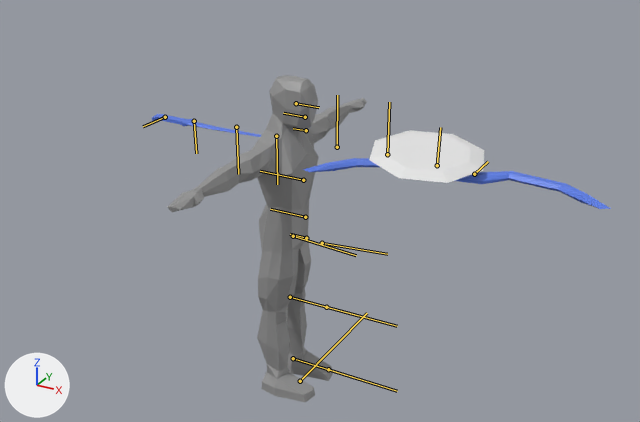
One commit to the FBX model Sandtree/Game/Sandtree/Assets/Models/FBX/Player.fbx: the scene before it, then after it.
Before and after are seen from a camera (50 mm lens) standing at (0.0222, -0.038, 0.0303) and looking at (0.0024, -0.002, 0.0122). The axes (+X, +Y, +Z) are drawn at lower left. The lights are the same throughout. Both versions are drawn at frame 2 of the action 'Default Take'; the numbers are the values there. The bones that bend it are drawn over the model as lines.

In view in the first picture: 'BaseShieldObj', 'Bow', 'Mesh', 'Sword'.
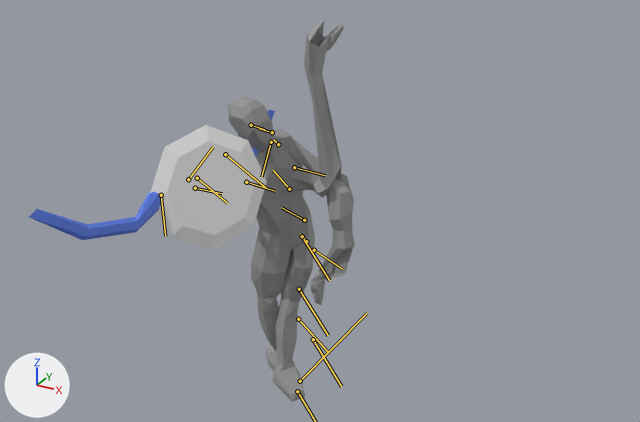
Changed parts and their boxes [x1, y1, x2, y2] in the pictures (640 x 422 px):
'Mesh', posed (36% narrower, 17% taller)
    before: [167, 75, 367, 402]
    after: [228, 20, 355, 402]
'BaseShieldObj', posed (133% taller)
    before: [369, 130, 484, 183]
    after: [150, 125, 267, 250]
'Bow', posed (20% narrower, 152% taller)
    before: [303, 158, 611, 209]
    after: [29, 110, 275, 240]
'Sword', posed (not visible afterwards)
    before: [152, 114, 261, 137]
bone 'Pelvis', root to tip
    before: (306, 238) to (290, 234)
    after: (306, 241) to (300, 234)
bone 'Stomach', root to tip
    before: (305, 217) to (270, 209)
    after: (304, 220) to (281, 207)
bone 'Chest', root to tip
    before: (303, 180) to (260, 171)
    after: (289, 189) to (273, 170)
bone 'Head', root to tip
    before: (305, 117) to (283, 113)
    after: (272, 132) to (259, 128)
bone 'UpperArm_l', root to tip
    before: (337, 147) to (337, 95)
    after: (294, 167) to (325, 175)
bone 'Hand_l', root to tip
    before: (437, 165) to (440, 127)
    after: (195, 188) to (222, 193)
bone 'UpperArm_r', root to tip
    before: (276, 136) to (277, 184)
    after: (271, 142) to (261, 177)
bone 'LowerArm_r', root to tip
    before: (236, 127) to (238, 174)
    after: (225, 154) to (266, 188)
bone 'Hand_r', root to tip
    before: (194, 121) to (196, 153)
    after: (197, 178) to (227, 203)
bone 'UpperLeg_l', root to tip
    before: (322, 243) to (387, 254)
    after: (314, 250) to (342, 269)
bone 'LowerLeg_l', root to tip
    before: (326, 307) to (397, 326)
    after: (298, 319) to (327, 351)
bone 'UpperLeg_r', root to tip
    before: (293, 236) to (356, 255)
    after: (302, 236) to (329, 280)
bone 'LowerLeg_r', root to tip
    before: (290, 297) to (357, 315)
    after: (299, 289) to (328, 335)
bone 'Foot_r', root to tip
    before: (293, 358) to (358, 379)
    after: (313, 339) to (341, 386)

What changed in the scene script:
```text
Change bone_pelvis:
    where bone_pelvis = bpy.data.objects['Armature'].pose.bones['Pelvis']  # child of 'ArmatureNonIK'
    bone_pelvis.location: (0.0, 0.0, 0.0) -> (-0.021, 0.0, 0.002)
    bone_pelvis.rotation_quaternion: (1.0, 0.0, 0.0, 0.0) -> (0.94, -0.341, 0.0, 0.029)  # degrees (0, 0, 0) -> degrees (-40, 1, 3)
Change bone_stomach:
    where bone_stomach = bpy.data.objects['Armature'].pose.bones['Stomach']  # child of 'Pelvis'
    bone_stomach.rotation_quaternion: (1.0, 0.0, 0.0, 0.0) -> (0.976, 0.129, -0.172, -0.023)  # degrees (0, 0, 0) -> degrees (16, -19, -5)
Change bone_chest:
    where bone_chest = bpy.data.objects['Armature'].pose.bones['Chest']  # child of 'Stomach'
    bone_chest.rotation_quaternion: (1.0, 0.0, 0.0, 0.0) -> (0.991, -0.131, 0.0, 0.0)  # degrees (0, 0, 0) -> degrees (-15, 0, 0)
Change bone_head:
    where bone_head = bpy.data.objects['Armature'].pose.bones['Head']  # child of 'Neck'
    bone_head.rotation_quaternion: (1.0, 0.0, 0.0, 0.0) -> (0.991, 0.131, 0.0, 0.0)  # degrees (0, 0, 0) -> degrees (15, 0, 0)
Change bone_upperarm_l:
    where bone_upperarm_l = bpy.data.objects['Armature'].pose.bones['UpperArm_l']  # child of 'Chest'
    bone_upperarm_l.rotation_quaternion: (1.0, 0.0, 0.0, 0.0) -> (-0.499, 0.561, 0.561, 0.349)  # degrees (0, 0, 0) -> degrees (33, -108, -114)
Change bone_hand_l:
    where bone_hand_l = bpy.data.objects['Armature'].pose.bones['Hand_l']  # child of 'LowerArm_l'
    bone_hand_l.rotation_quaternion: (1.0, 0.0, 0.0, 0.0) -> (0.991, 0.0, 0.0, 0.131)  # degrees (0, 0, 0) -> degrees (0, 0, 15)
Change bone_upperarm_r:
    where bone_upperarm_r = bpy.data.objects['Armature'].pose.bones['UpperArm_r']  # child of 'Chest'
    bone_upperarm_r.rotation_quaternion: (1.0, 0.0, 0.0, 0.0) -> (0.587, -0.035, -0.754, -0.293)  # degrees (0, 0, 0) -> degrees (-71, -115, 43)
Change bone_lowerarm_r:
    where bone_lowerarm_r = bpy.data.objects['Armature'].pose.bones['LowerArm_r']  # child of 'UpperArm_r'
    bone_lowerarm_r.rotation_quaternion: (1.0, 0.0, 0.0, 0.0) -> (0.757, 0.626, -0.183, 0.049)  # degrees (0, 0, 0) -> degrees (81, -20, -9)
Change bone_hand_r:
    where bone_hand_r = bpy.data.objects['Armature'].pose.bones['Hand_r']  # child of 'LowerArm_r'
    bone_hand_r.rotation_quaternion: (1.0, 0.0, 0.0, 0.0) -> (0.954, 0.0, -0.301, 0.0)  # degrees (0, 0, 0) -> degrees (0, -35, 0)
Change bone_upperleg_l:
    where bone_upperleg_l = bpy.data.objects['Armature'].pose.bones['UpperLeg_l']  # child of 'Pelvis'
    bone_upperleg_l.rotation_quaternion: (1.0, 0.0, 0.0, 0.0) -> (0.987, 0.0, -0.153, 0.056)  # degrees (0, 0, 0) -> degrees (-1, -18, 7)
Change bone_lowerleg_l:
    where bone_lowerleg_l = bpy.data.objects['Armature'].pose.bones['LowerLeg_l']  # child of 'UpperLeg_l'
    bone_lowerleg_l.rotation_quaternion: (1.0, 0.0, 0.0, 0.0) -> (0.996, 0.0, 0.087, 0.0)  # degrees (0, 0, 0) -> degrees (0, 10, 0)
Change bone_foot_l:
    where bone_foot_l = bpy.data.objects['Armature'].pose.bones['Foot_l']  # child of 'LowerLeg_l'
    bone_foot_l.rotation_quaternion: (1.0, 0.0, 0.0, 0.0) -> (0.996, -0.056, 0.067, -0.007)  # degrees (0, 0, 0) -> degrees (-6, 8, -1)
Change bone_upperleg_r:
    where bone_upperleg_r = bpy.data.objects['Armature'].pose.bones['UpperLeg_r']  # child of 'Pelvis'
    bone_upperleg_r.rotation_quaternion: (1.0, 0.0, 0.0, 0.0) -> (0.996, -0.014, 0.013, -0.083)  # degrees (0, 0, 0) -> degrees (-2, 1, -10)
Change bone_lowerleg_r:
    where bone_lowerleg_r = bpy.data.objects['Armature'].pose.bones['LowerLeg_r']  # child of 'UpperLeg_r'
    bone_lowerleg_r.rotation_quaternion: (1.0, 0.0, 0.0, 0.0) -> (0.996, 0.0, 0.087, 0.0)  # degrees (0, 0, 0) -> degrees (0, 10, 0)
Change bone_foot_r:
    where bone_foot_r = bpy.data.objects['Armature'].pose.bones['Foot_r']  # child of 'LowerLeg_r'
    bone_foot_r.rotation_quaternion: (1.0, 0.0, 0.0, 0.0) -> (0.996, 0.0, -0.087, 0.0)  # degrees (0, 0, 0) -> degrees (0, -10, 0)
```
